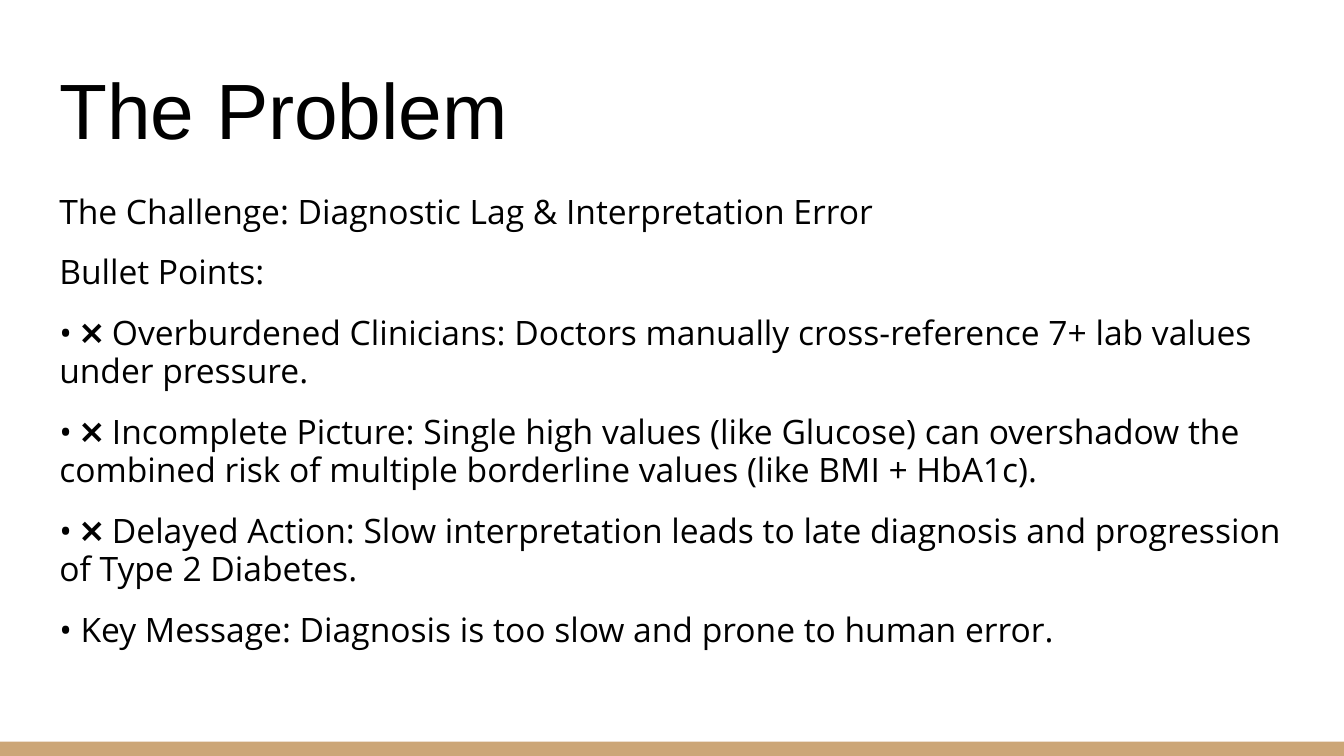
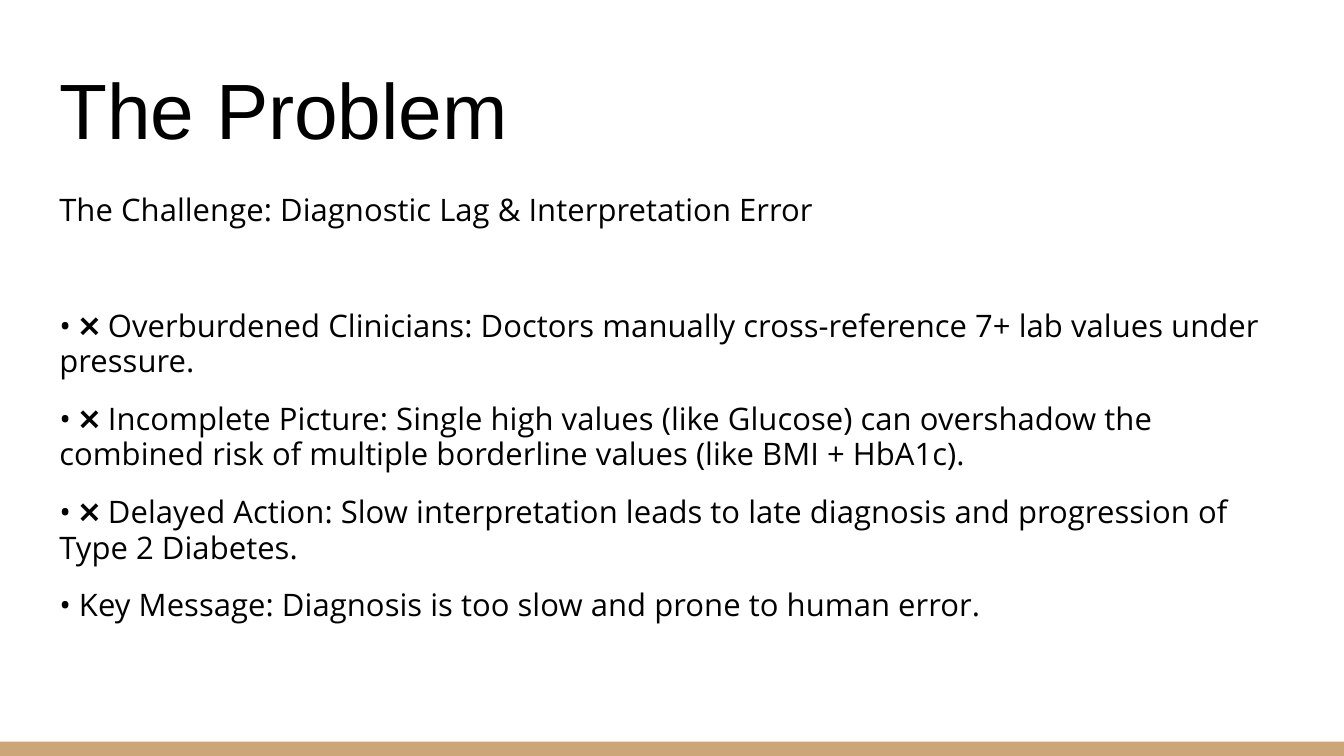
Before and after one commit to RoshiniBM/CODESPIRES, a slide deck: slide 2 of CODESPIRE ELY.pptx. Drawn at 1344x756 pixels with LibreOffice and Linux fonts; fonts in the diff are those of the drawing. Boxes give left, top, right and bottom in pixels: in the first picture for what was removed or moved away, otherwise in the second. Text is boxed around its words. In the diff, an @@ line names an element or a change of style, - is before the commit and + after.

```diff
--- a/CODESPIRE ELY.pptx
+++ b/CODESPIRE ELY.pptx
@@ text "The Challenge: Diagnostic Lag & ..." at (x1=59, y1=197, x2=1258, y2=624): size 18 to 16.6 pt @@
@@ text at (x1=59, y1=258, x2=264, y2=285): paragraph removed @@
-Bullet Points:
```
Also in this commit, not shown: 3 other slides changed.
